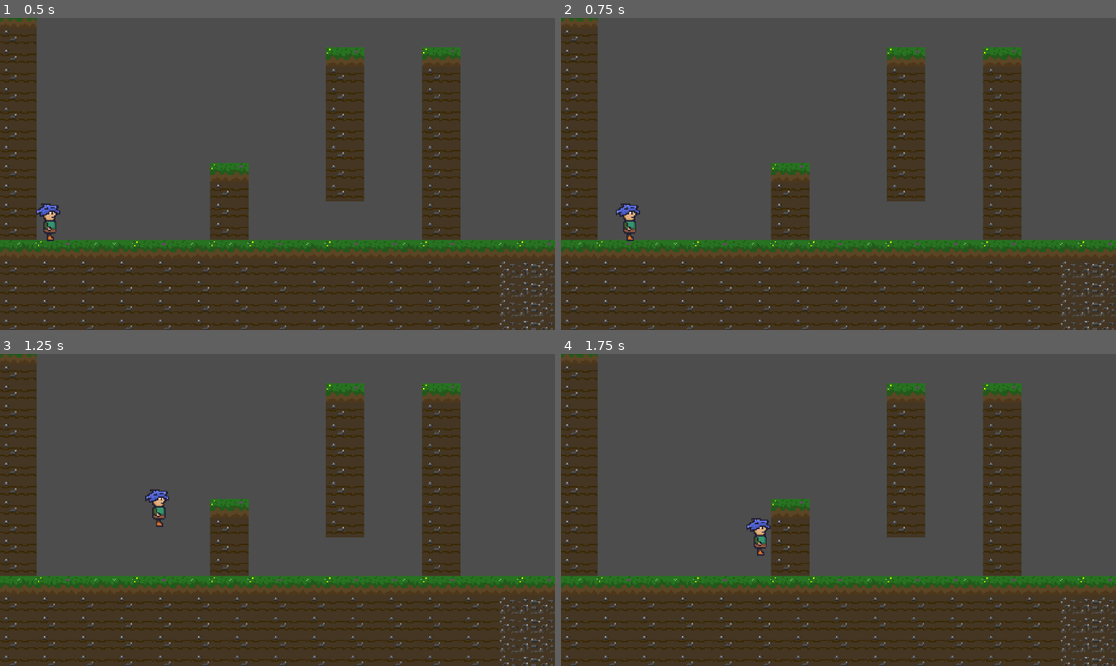
Above: before the commit, frames 1-4 (two rows, left to right).
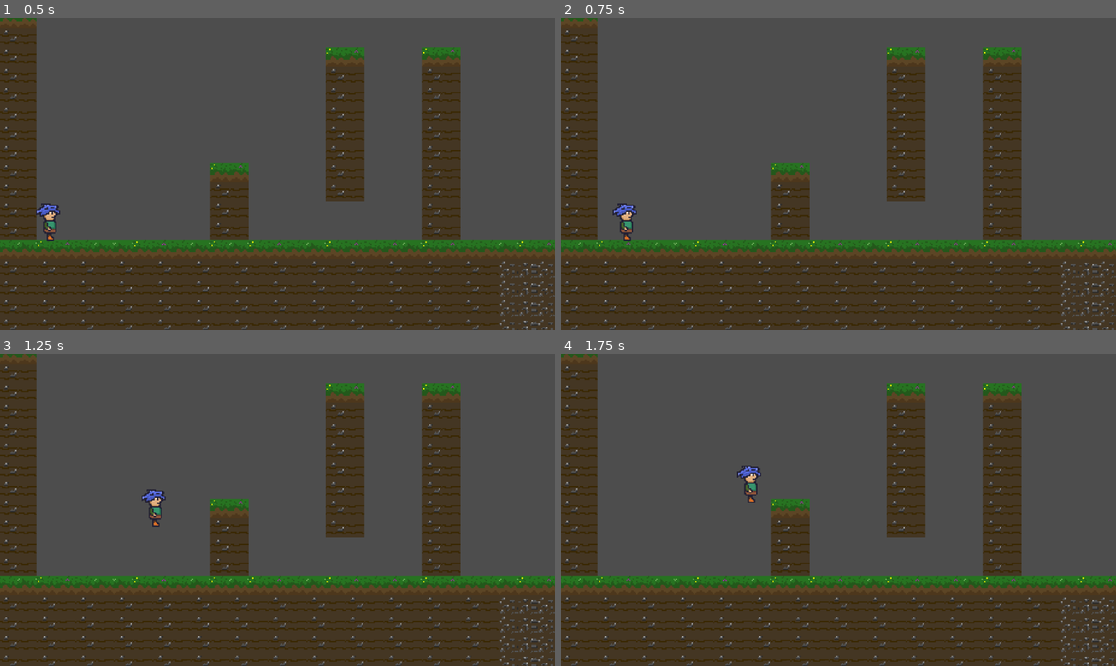
Above: after the commit, the same moments.

Repository: Gordon-Neb/Reventure
Game: Godot game, scene res://scenes/starting_area.tscn
The game is run twice, just before and just after one commit, with the same random seed, the same clock (stepped at 60 frames per second) and the same inputs.
Inputs:
- Up to frame 1 (0.5 s): no input
- Up to frame 2 (0.75 s): tap Enter at 0.5 s; hold Right (Right) from 0.53 s (still down); tap S (Slide) at 0.6 s
- Up to frame 3 (1.25 s): keep holding Right (Right); tap Space (Jump) at 0.77, 0.8, 1.07 s
- Up to frame 4 (1.75 s): keep holding Right (Right); tap Space (Jump) at 1.35, 1.52 s; tap S (Slide) at 1.55 s

Frame 1 is identical in both runs. In frame 2, 0.3% of the frame differs, in the area x 9-15%, y 59-72%; in frame 3, 0.3%; in frame 4, 0.6%, in the area x 31-38%, y 35-65%.

Commit message:
Wall Jump and Wall Slide

Diff:
--- a/scenes/player.tscn
+++ b/scenes/player.tscn
@@ -4,10 +4,11 @@
 [ext_resource type="Texture2D" uid="uid://dxqrrlgvs33s2" path="res://sprites/character/CharacterDraft.png" id="2_eq525"]
 
 [sub_resource type="RectangleShape2D" id="RectangleShape2D_qqndn"]
-size = Vector2(20, 31)
+size = Vector2(19, 31)
 
 [node name="Player" type="CharacterBody2D"]
 script = ExtResource("1_cnq4i")
+ACCELERATION = 10
 
 [node name="Sprite2D" type="Sprite2D" parent="."]
 texture_filter = 1
@@ -17,7 +18,7 @@
 vframes = 2
 
 [node name="CollisionShape2D" type="CollisionShape2D" parent="."]
-position = Vector2(-7, -5.5)
+position = Vector2(-7.5, -5.5)
 shape = SubResource("RectangleShape2D_qqndn")
 
 [node name="JumpBufferTimer" type="Timer" parent="."]
@@ -28,5 +29,14 @@
 wait_time = 0.15
 one_shot = true
 
+[node name="WallTouchedTimer" type="Timer" parent="."]
+wait_time = 0.2
+one_shot = true
+
+[node name="WallSlideTimer" type="Timer" parent="."]
+one_shot = true
+
 [connection signal="timeout" from="JumpBufferTimer" to="." method="_on_jump_buffer_timer_timeout"]
 [connection signal="timeout" from="CoyoteJumpTimer" to="." method="_on_coyote_jump_timer_timeout"]
+[connection signal="timeout" from="WallTouchedTimer" to="." method="_on_wall_touched_timer_timeout"]
+[connection signal="timeout" from="WallSlideTimer" to="." method="_on_wall_slide_timer_timeout"]
--- a/scripts/player.gd
+++ b/scripts/player.gd
@@ -10,17 +10,26 @@
 @export var JUMP_FORCE = -210
 @export var JUMP_RELEASE_FORCE = -70
 @export var DOUBLE_JUMPS = 1
+@export var WALL_JUMPS = 1
 @export var MAX_SPEED = 150
 @export var ACCELERATION = 12
 @export var FRICTION = 10
 @export var GRAVITY = 5
 @export var FALL_GRAVITY = 2
+@export var PUSH_DISTANCE = 100
+@export var WALL_GRAVITY = 50
 
 @onready var coyoteJumpTimer := $CoyoteJumpTimer
 var coyote_jump = false
 
 @onready var jumpBufferTimer := $JumpBufferTimer
 var buffer_jump = false
+
+@onready var wallTouchedTimer := $WallTouchedTimer
+var wall_jump = false
+
+@onready var wallSlideTimer := $WallSlideTimer
+var wall_slide = false
 
 
 func _physics_process(delta):
@@ -34,7 +43,7 @@
 		CLIMB:climb_state(input)
 
 func move_state(input):
-	apply_gravity()
+	apply_gravity(GRAVITY)
 
 	if not horizontal_move(input):
 		apply_friction()
@@ -43,16 +52,18 @@
 		apply_acceleration(input.x)
 
 	if can_jump():
-		input_jump()
+		input_jump(input)
 	else:
 		input_jump_release()
 		input_double_jump()
 		buffered_jump()
 		fast_fall()
+		input_wall_jump(input)
 
 	var was_on_floor = is_on_floor() #Remember Floor State
-	move_and_slide()
-	do_coyote_jump(not is_on_floor() and was_on_floor)
+	move_and_slide() #Do Movement and get next State
+	var just_left_ground = not is_on_floor() and was_on_floor
+	do_coyote_jump(just_left_ground)
 
 func climb_state(input): #to be added
 	pass
@@ -60,7 +71,7 @@
 func can_jump():
 	return is_on_floor() or coyote_jump
 
-func input_jump():
+func input_jump(input):
 	if Input.is_action_just_pressed("Jump") or buffer_jump:
 		velocity.y = JUMP_FORCE
 		buffer_jump = false
@@ -75,9 +86,12 @@
 		jumpBufferTimer.start()
 
 func fast_fall():
-	if velocity.y > 0:
+	if is_on_wall() and wall_slide:
+		print("slide")
+		velocity.y = WALL_GRAVITY
+
+	if velocity.y > 0 and not is_on_wall():
 		velocity.y += FALL_GRAVITY
-
 func input_double_jump():
 	if Input.is_action_just_pressed("Jump") and DOUBLE_JUMPS > 0:
 		velocity.y = JUMP_FORCE
@@ -87,19 +101,31 @@
 	if just_left_ground and velocity.y >= 0:
 		coyote_jump = true
 		coyoteJumpTimer.start()
-		print("test")
+
+func input_wall_jump(input):
+	if is_on_wall() and Input.is_action_just_pressed("Jump") and input.x != 0:
+		wall_slide = true
+		wallSlideTimer.start()
+		velocity.y = JUMP_FORCE
+		wall_jump=true
+		velocity.x = -input.x * PUSH_DISTANCE
+		wallTouchedTimer.start()
+
 func horizontal_move(input):
 	return input.x != 0
 
-func apply_gravity():
+func apply_gravity(amount):
 		# Add the gravity.
-		velocity.y += GRAVITY
+		#if not is_on_wall():
+		velocity.y += amount
+		#else: velocity.y += WALL_GRAVITY
 		velocity.y = min(velocity.y, 300)
 
 func apply_friction():
 	velocity.x = move_toward(velocity.x, 0, FRICTION)
 
 func apply_acceleration(amount):
+
 	velocity.x = move_toward(velocity.x, MAX_SPEED * amount, ACCELERATION)
 
 func _on_jump_buffer_timer_timeout():
@@ -107,3 +133,12 @@
 
 func _on_coyote_jump_timer_timeout():
 	coyote_jump = false
+
+
+func _on_wall_touched_timer_timeout():
+	wall_jump = false
+	print("WallJump")
+
+
+func _on_wall_slide_timer_timeout():
+	wall_slide = false
